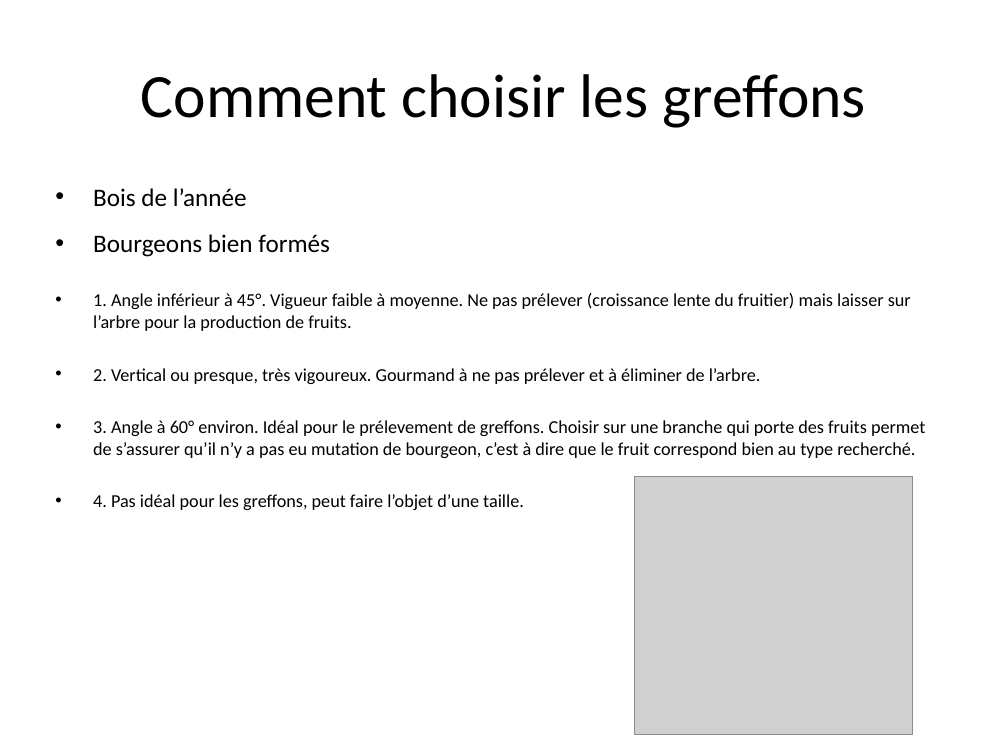
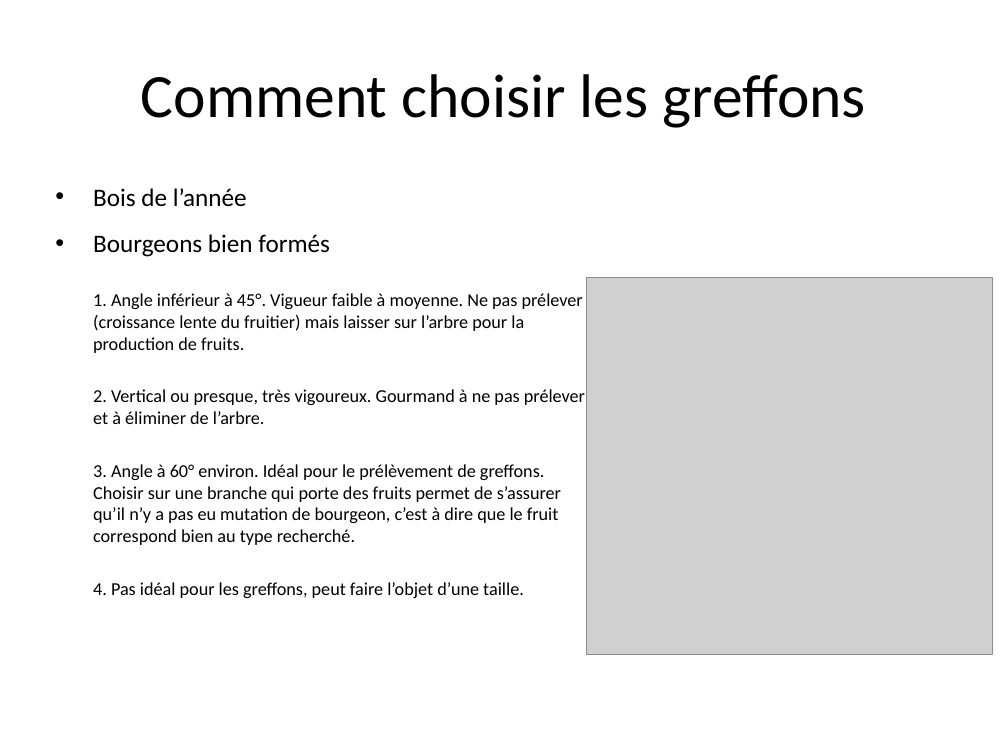
Before and after one commit to tranber28/greffe-arbres, a slide deck: slide 20 of greffe_arbres_final.odp (slide 21 before the commit). Drawn at 1008x756 pixels with LibreOffice and Linux fonts; fonts in the diff are those of the drawing; grey boxes stand for pictures. Boxes give left, top, right and bottom in pixels: in the first picture for what was removed or moved away, otherwise in the second. Text is boxed around its words. In the diff, an @@ line names an element or a change of style, - is before the commit and + after.

```diff
--- a/greffe_arbres_final.odp
+++ b/greffe_arbres_final.odp
@@ text at bbox=[93, 293, 585, 598]: bullet • to none @@
@@ picture: place and size @@
-picture at bbox=[635, 476, 913, 734]
+picture at bbox=[587, 278, 992, 655]
@@ text at bbox=[93, 464, 561, 545]: text changed @@
-• 3. Angle à 60° environ. Idéal pour le prélevement de greffons. Choisir sur une branche qui porte des fruits permet de s’assurer qu’il n’y a pas eu mutation de bourgeon, c’est à dire que le fruit correspond bien au type recherché.
+3. Angle à 60° environ. Idéal pour le prélèvement de greffons. Choisir sur une branche qui porte des fruits permet de s’assurer qu’il n’y a pas eu mutation de bourgeon, c’est à dire que le fruit correspond bien au type recherché.
```
Also in this commit, not shown: 30 other slides changed, 4 slides added, 3 slides removed.
